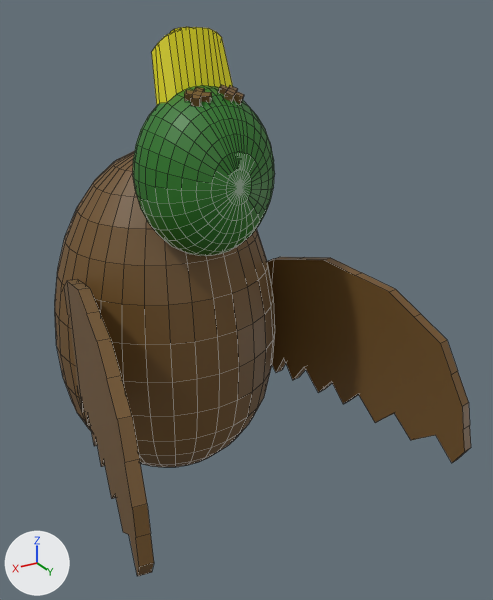
The FBX model Disturbed Ducks/Assets/handmade_meshes/family_duck_after_crash.fbx: old version first, new version second.
Camera for both pictures: a 50 mm camera at (1.39, 3.17, 1.64) aimed at (-0.18, 0.55, 0.33). The axes (+X, +Y, +Z) are drawn at lower left. The lights are the same throughout. The older version comes first. Mesh edges are drawn as thin lines. Where no turn or scale is listed for an object, it has been applied to the vertices.
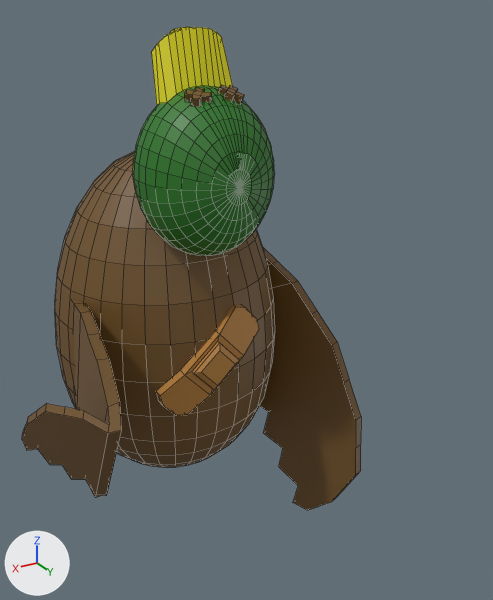
Boxes [x1, y1, x2, y2] around the edits, measured in the pictures (493 x 600 px; the box of a moved part takes in the faces that stretch with it):
'Sphere', reshaped (18% narrower, 12% shorter): before [55, 27, 471, 577]; after [22, 27, 361, 510]
part 1 of me_mainbody, moved or reshaped: before [267, 257, 471, 463]; after [260, 247, 361, 510]
part 2 of me_mainbody, rebuilt (10% wider, 33% shorter): before [64, 279, 154, 577]; after [22, 299, 121, 498]
part 3 of me_mainbody, added (orange): after [156, 305, 259, 415]

What changed in the scene script:
```text
Add mat_bandaid:
    mat_bandaid = principled_material('bandaid')
    mat_bandaid.base_color = (0.479, 0.223, 0.0467)  # orange #b8823d
Change me_mainbody:
    used by ob_sphere; location = (0.0, 0.0, 0.0)
    remove me_mainbody.from_pydata(...)  # 1232 vertices, 1236 faces; spans x -0.8..0.79, y -0.6..1.49, z -0.81..1.56
    add me_mainbody.from_pydata(...)  # 1278 vertices, 1275 faces; spans x -0.71..0.93, y -0.6..1.07, z -1.08..1.56
    me_mainbody part 1: the loose piece of 60 vertices spanning x -0.8..-0.5, y -0.05..1.49, z -0.32..0.47 is multiplied about its middle by the matrix ((0.965, 0.013, -0.264), (0.216, 0.536, 0.816), (0.152, -0.844, 0.515)), then moved by (0.1, -0.3, -0.36)
    me_mainbody part 2: the loose piece of 60 vertices spanning x 0.49..0.79, y -0.06..1.49, z -0.23..0.57 is rebuilt with 66 vertices and now spans x 0.49..0.93, y -0.14..1.07, z -0.45..0.38
    me_mainbody part 3: a new loose piece of 40 vertices spanning x -0.24..0.31, y 0.53..0.66, z -0.19..0.32, in mat_bandaid (orange #b8823d)
    other edits to the shape of me_mainbody do not show in these pictures
    add me_mainbody.materials.append(mat_bandaid)  # orange #b8823d
```
